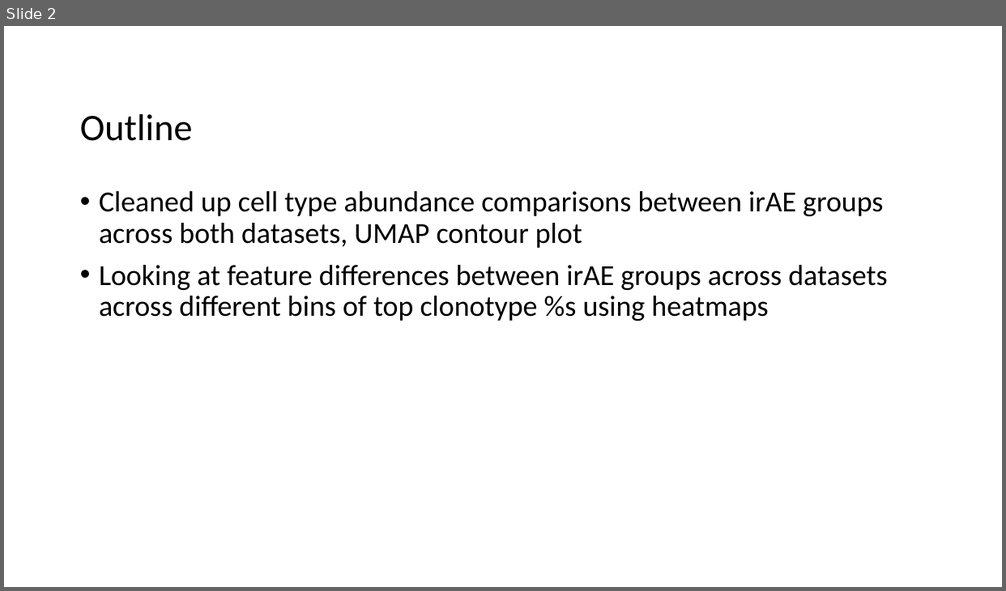
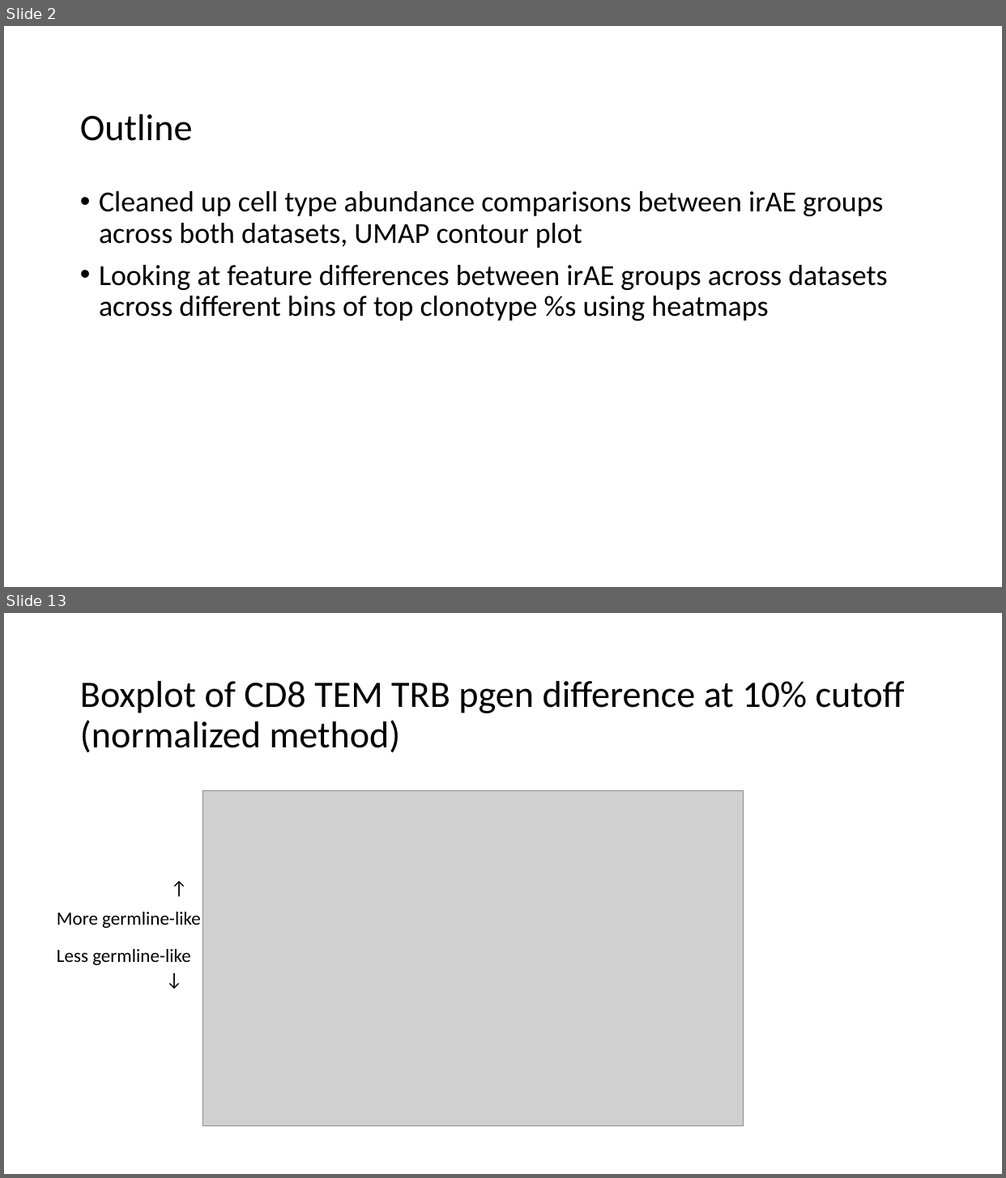
Before and after one commit to tybottorff/bottorffdocs, a slide deck: linsley_postdoc/presentations/weekly_meetings/1_11_24.pptx. Shown one above the other, each under a label of ours: slide 2 before the commit, slides 2 and 13 after it; the slides between them are not shown. The pictures are 1006x591 and 1006x1178 pixels, drawn with LibreOffice and Linux fonts; fonts in the diff are those of the drawing; grey boxes stand for pictures. Boxes give left, top, right and bottom in pixels: in the first picture for what was removed or moved away, otherwise in the second. Text is boxed around its words. In the diff, an @@ line names an element or a change of style, - is before the commit and + after.

```diff
--- a/linsley_postdoc/presentations/weekly_meetings/1_11_24.pptx
+++ b/linsley_postdoc/presentations/weekly_meetings/1_11_24.pptx
@@ slide 13 added at bbox=[4, 613, 1002, 1174], background #FFFFFF @@
@@ title added at bbox=[80, 681, 905, 753], 36 pt, text #000000 @@
+Boxplot of CD8 TEM TRB pgen difference at 10% cutoff (normalized method)
@@ picture added at bbox=[203, 791, 744, 1126] @@
@@ text added at bbox=[162, 818, 192, 905], 18 pt, text #000000 @@
+→
@@ text added at bbox=[57, 912, 201, 928], 18 pt, text #000000 @@
+More germline-like
@@ text added at bbox=[57, 949, 191, 965], 18 pt, text #000000 @@
+Less germline-like
@@ text added at bbox=[161, 966, 191, 1054], 18 pt, text #000000 @@
+→
```
Also in this commit, not shown: 7 slides changed, 3 other slides added.
